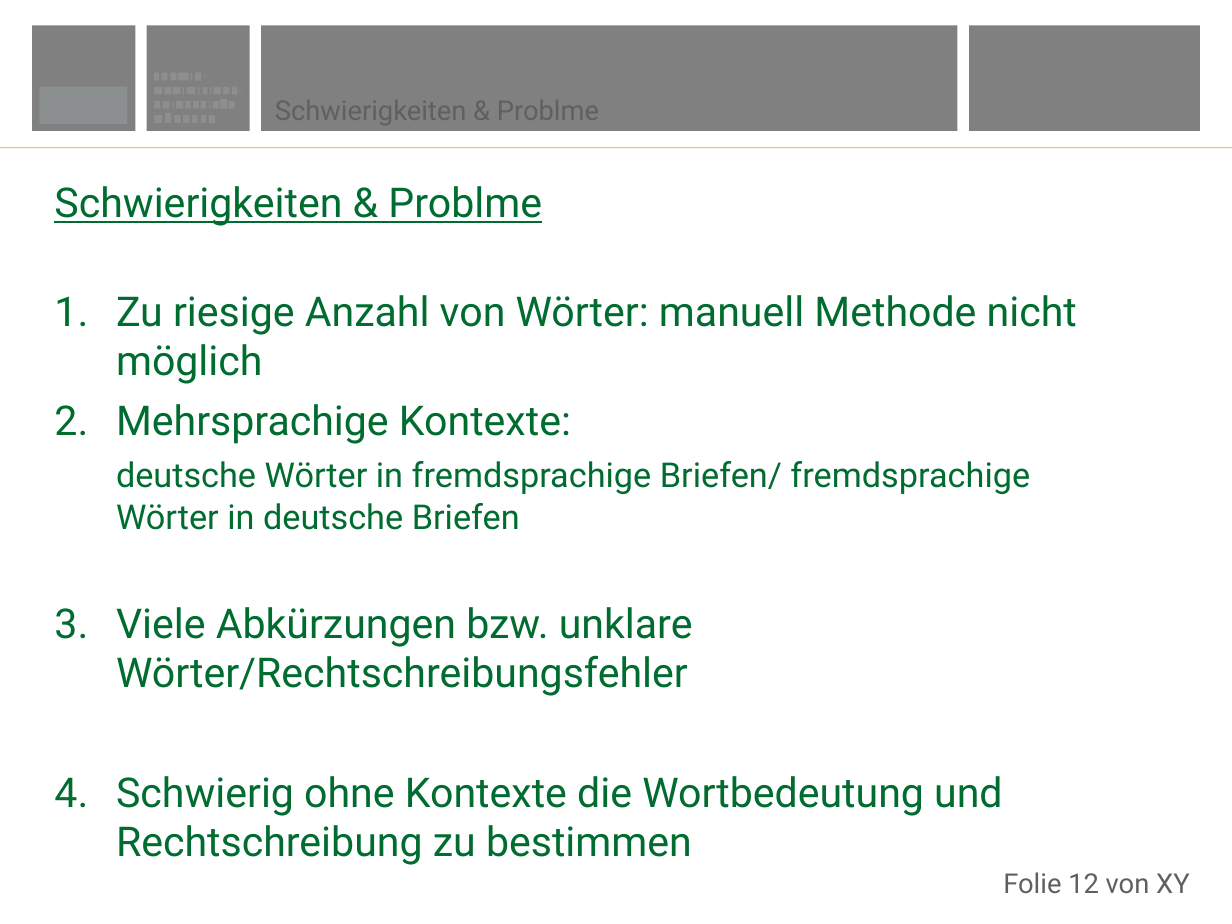
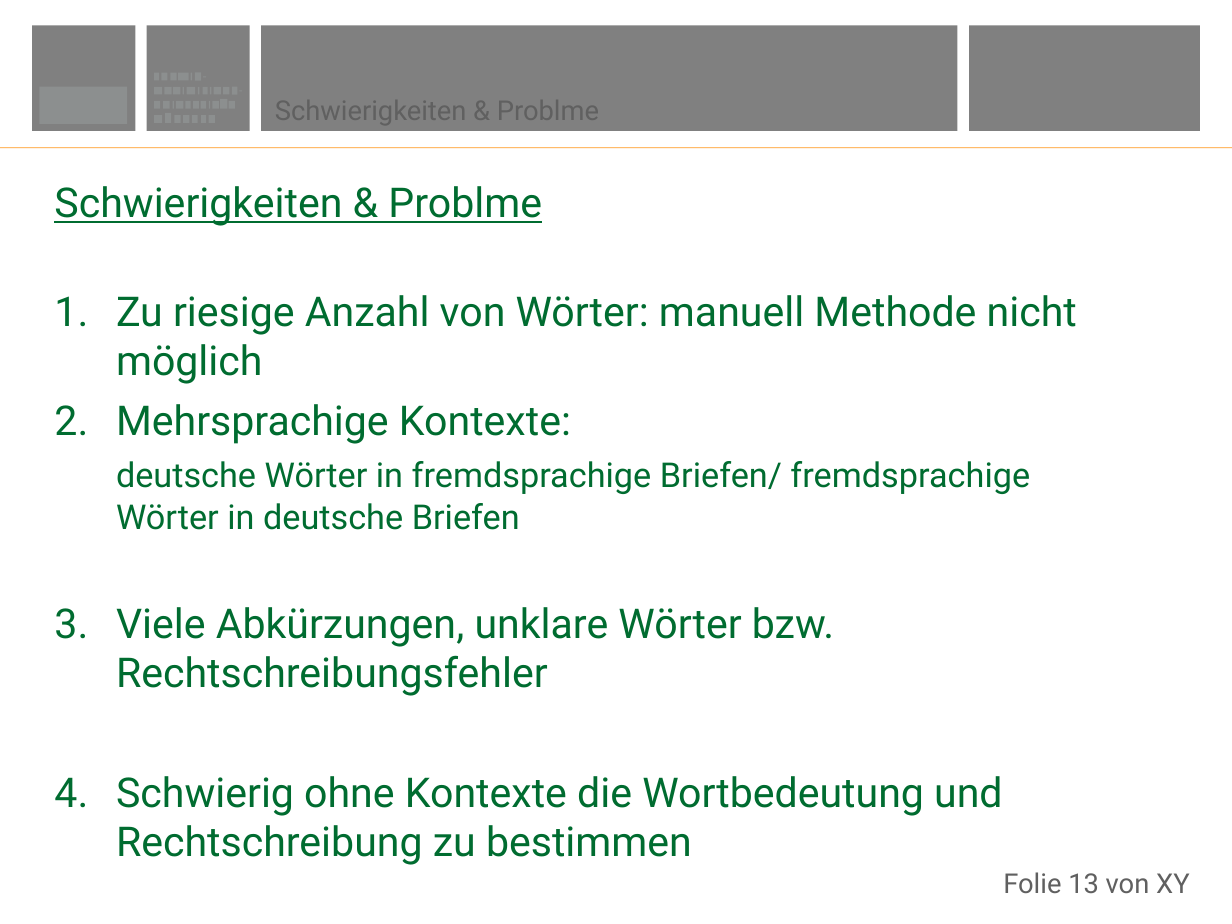
Before and after one commit to MaxEntGirl/wast-master-2018, a slide deck: slide 13 of L_lex/Vortrag.pptx (slide 12 before the commit). Drawn at 1232x924 pixels with LibreOffice and Linux fonts; fonts in the diff are those of the drawing; background and template pictures are left out. Boxes give left, top, right and bottom in pixels: in the first picture for what was removed or moved away, otherwise in the second. Text is boxed around its words. In the diff, an @@ line names an element or a change of style, - is before the commit and + after.

```diff
--- a/L_lex/Vortrag.pptx
+++ b/L_lex/Vortrag.pptx
@@ text at bbox=[116, 607, 834, 696]: text changed @@
-3. Viele Abkürzungen bzw. unklare Wörter/Rechtschreibungsfehler
+3. Viele Abkürzungen, unklare Wörter bzw. Rechtschreibungsfehler
@@ text at bbox=[1003, 872, 1190, 893]: text changed @@
-Folie 12 von XY
+Folie 13 von XY
```
Also in this commit, not shown: 2 other slides changed, 1 slide added.
